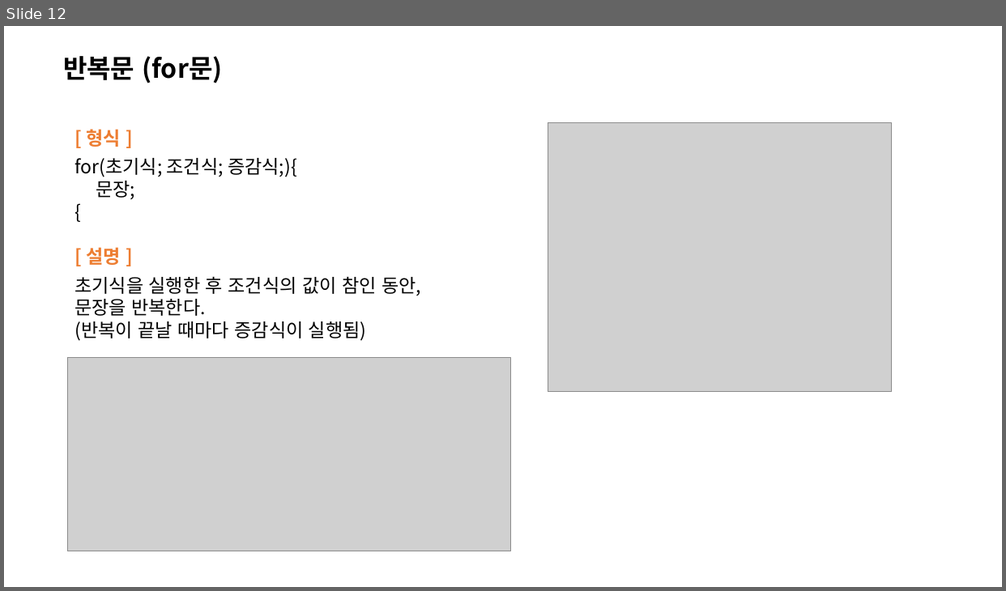
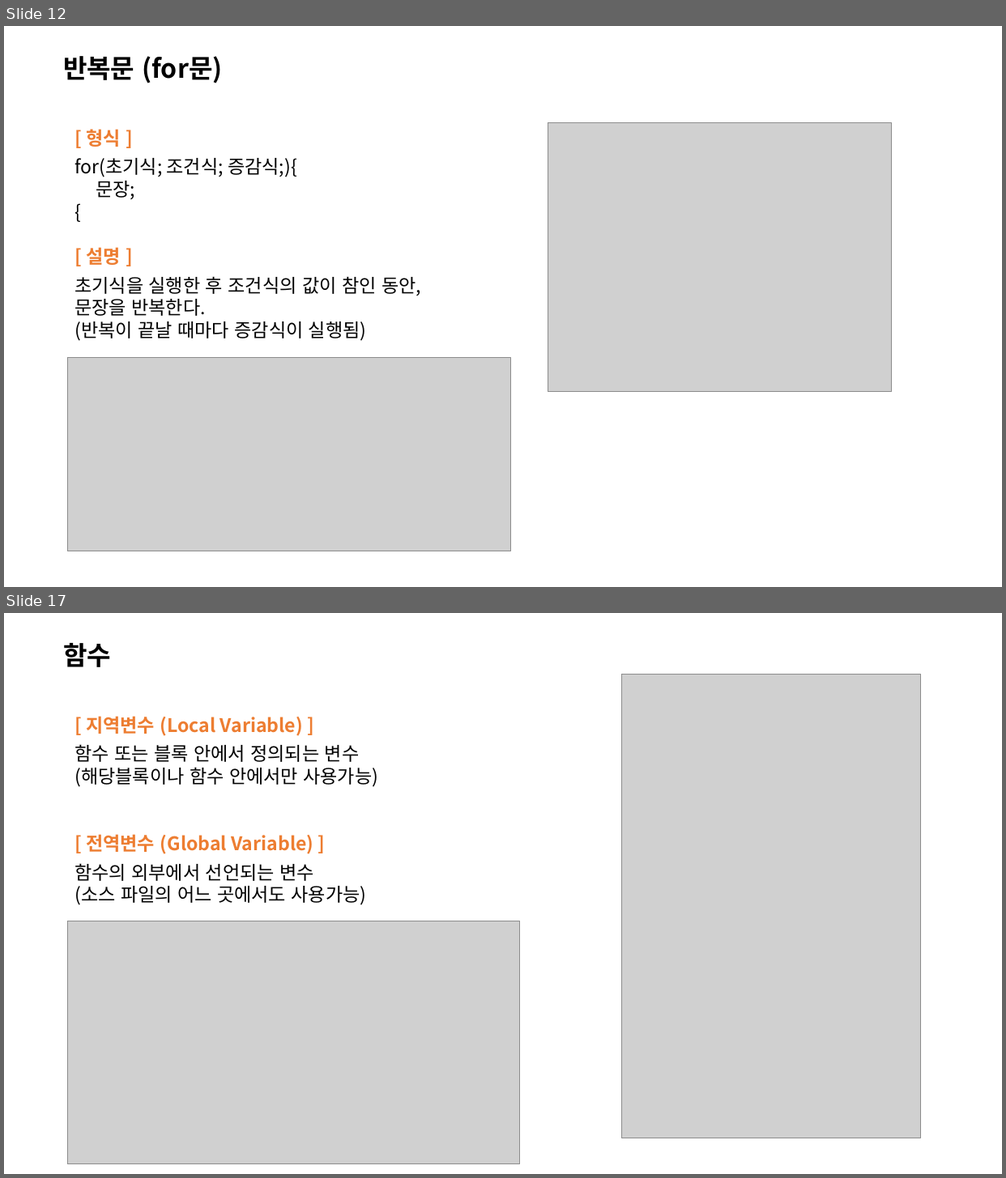
Before and after one commit to HyunKyu-Song/etc, a slide deck: C언어 기본 문법.pptx. Shown one above the other, each under a label of ours: slide 12 before the commit, slides 12 and 17 after it; the slides between them are not shown. The pictures are 1006x591 and 1006x1178 pixels, drawn with LibreOffice and Linux fonts; fonts in the diff are those of the drawing; grey boxes stand for pictures. Boxes give left, top, right and bottom in pixels: in the first picture for what was removed or moved away, otherwise in the second. Text is boxed around its words. In the diff, an @@ line names an element or a change of style, - is before the commit and + after.

```diff
--- a/C언어 기본 문법.pptx
+++ b/C언어 기본 문법.pptx
@@ slide 17 added at (4,613,1002,1174), background #FFFFFF @@
@@ text added at (63,643,111,667), 25 pt, text #000000, bold @@
+함수
@@ picture added at (621,675,921,1139) @@
@@ text added at (74,716,378,905), 18 pt, text #000000 @@
+[ 지역변수 (Local Variable) ]
+함수 또는 블록 안에서 정의되는 변수
+(해당블록이나 함수 안에서만 사용가능)
+[ 전역변수 (Global Variable) ]
+함수의 외부에서 선언되는 변수
+(소스 파일의 어느 곳에서도 사용가능)
@@ picture added at (68,922,520,1165) @@
```
Also in this commit, not shown: 2 slides changed, 5 other slides added, 3 other files.
